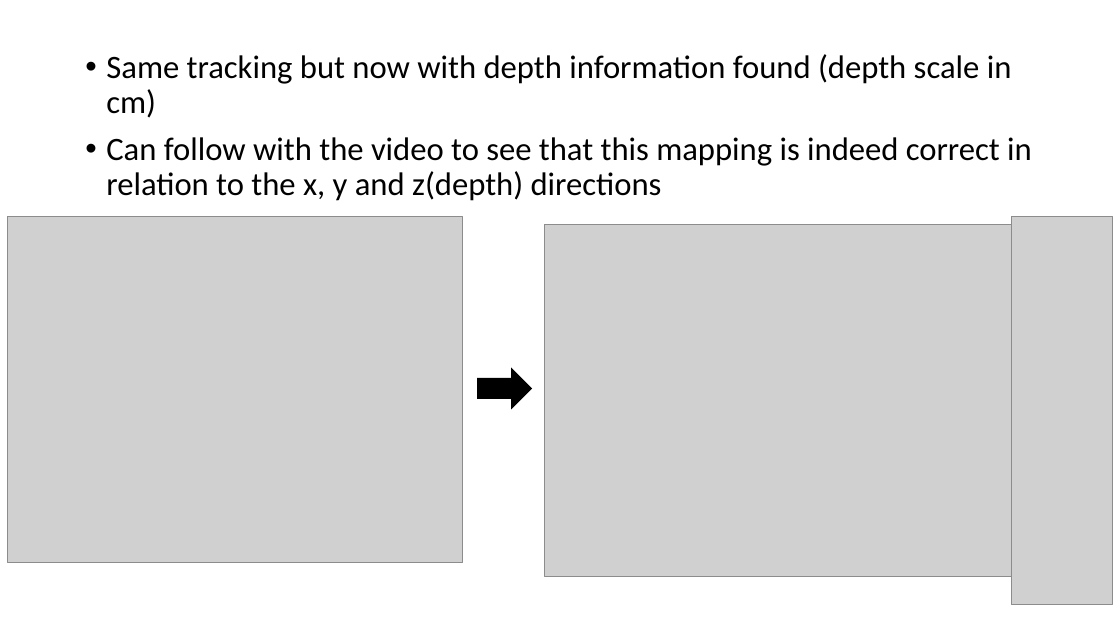
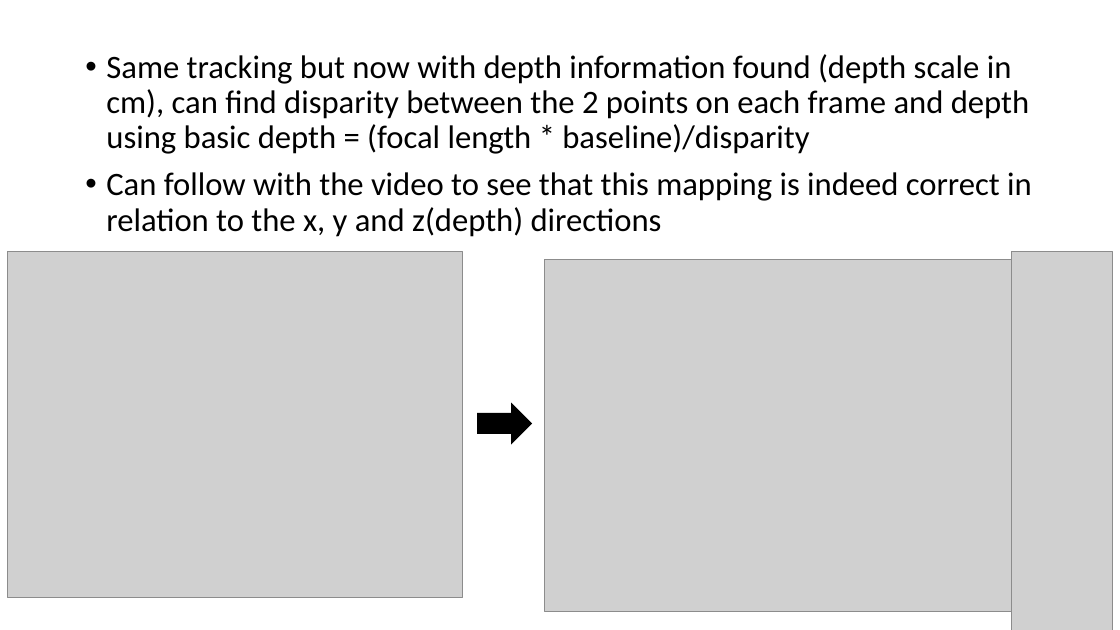
Before and after one commit to SeanOldenburger/Depth-Estimation, a slide deck: slide 5 of Results & Findings/KL Tracker.pptx (slide 4 before the commit). Drawn at 1120x630 pixels with LibreOffice and Linux fonts; fonts in the diff are those of the drawing; grey boxes stand for pictures. Boxes give left, top, right and bottom in pixels: in the first picture for what was removed or moved away, otherwise in the second. Text is boxed around its words. In the diff, an @@ line names an element or a change of style, - is before the commit and + after.

```diff
--- a/Results & Findings/KL Tracker.pptx
+++ b/Results & Findings/KL Tracker.pptx
@@ text at bbox=[106, 54, 1029, 154]: text changed @@
-• Same tracking but now with depth information found (depth scale in cm)
+• Same tracking but now with depth information found (depth scale in cm), can find disparity between the 2 points on each frame and depth using basic depth = (focal length * baseline)/disparity
@@ 3 pictures, 1 right arrow: place and size @@
-3 pictures, 1 right arrow at bbox=[8, 217, 1112, 605]
+3 pictures, 1 right arrow at bbox=[8, 251, 1112, 630]
```
Also in this commit, not shown: 2 other slides changed, 1 slide added.
